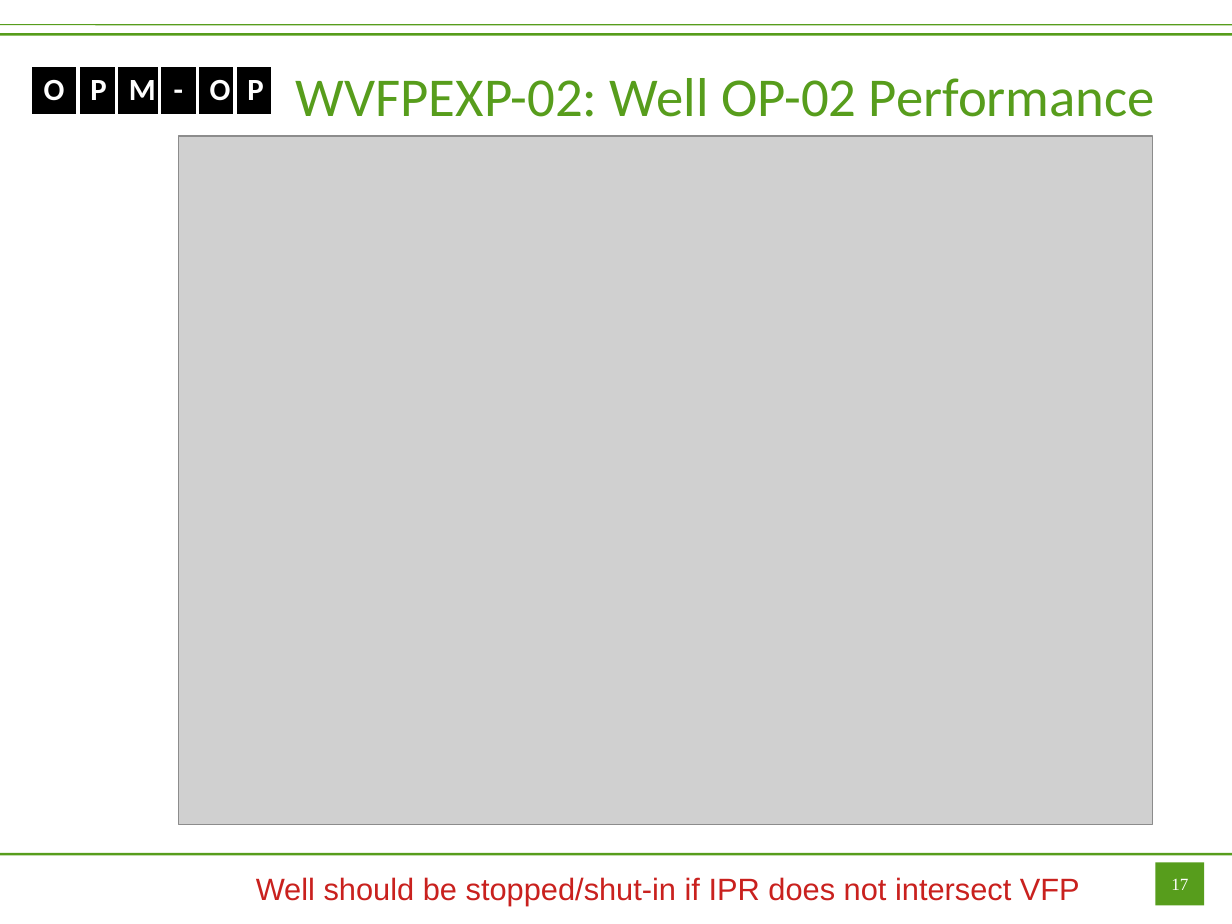
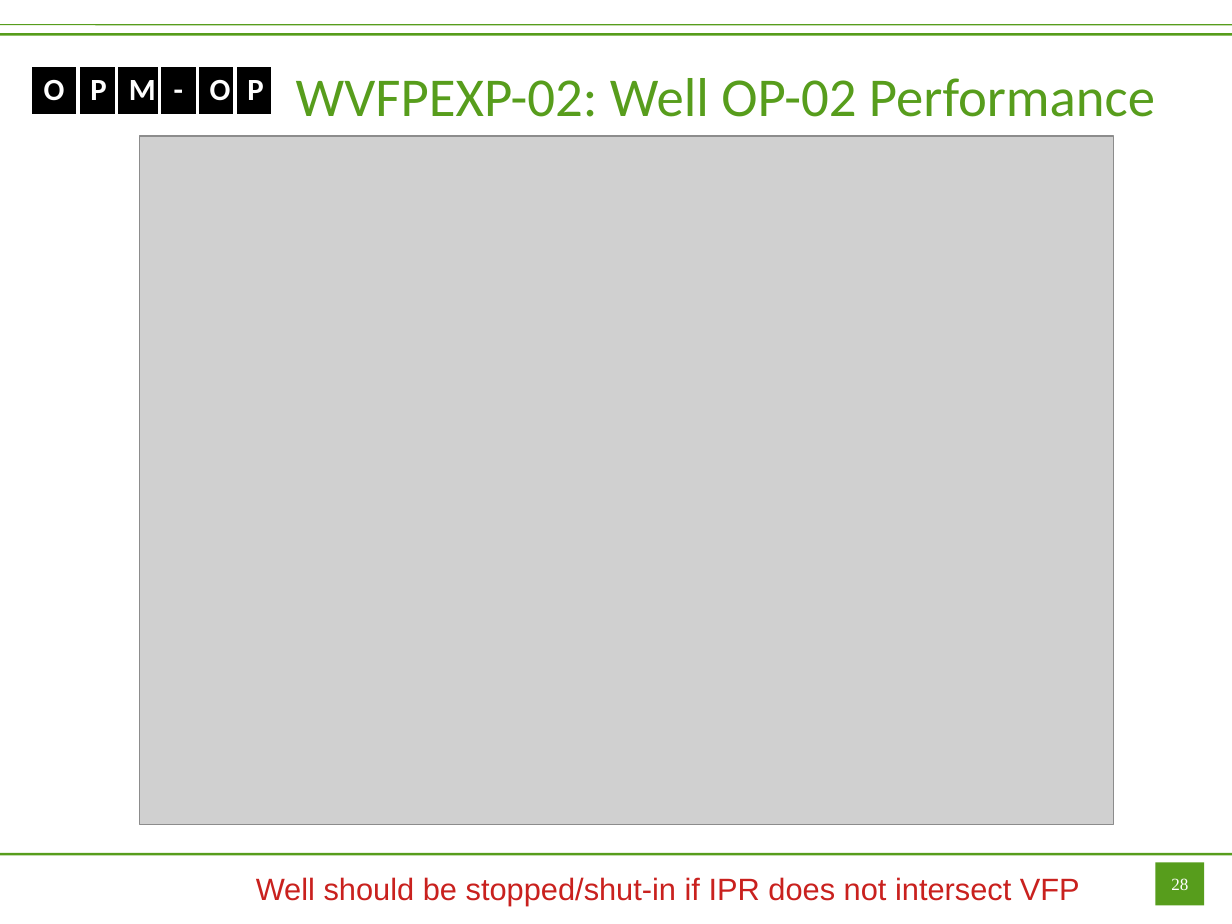
Before and after one commit to OPM/opm-tests, a slide deck: slide 28 of wvfpexp/WVFPEXP.odp (slide 17 before the commit). Drawn at 1232x924 pixels with LibreOffice and Linux fonts; fonts in the diff are those of the drawing; grey boxes stand for pictures. Boxes give left, top, right and bottom in pixels: in the first picture for what was removed or moved away, otherwise in the second. Text is boxed around its words. In the diff, an @@ line names an element or a change of style, - is before the commit and + after.

```diff
--- a/wvfpexp/WVFPEXP.odp
+++ b/wvfpexp/WVFPEXP.odp
@@ picture: place and size @@
-picture at [179,136,1152,824]
+picture at [139,136,1112,824]
@@ page number at [1171,878,1188,890]: text changed @@
-17
+28
```
Also in this commit, not shown: 9 other slides changed, 63 slides added, 1 other file.
